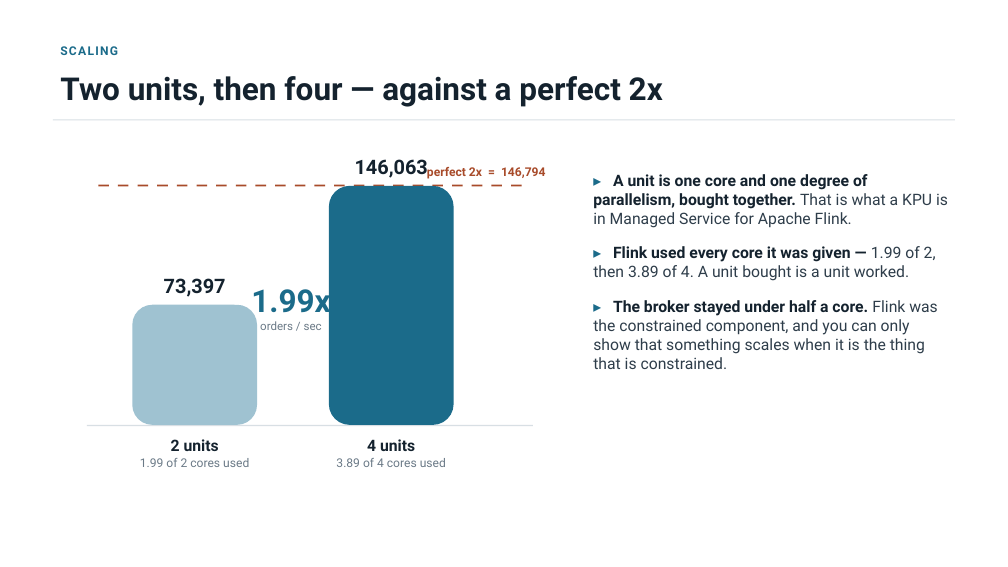
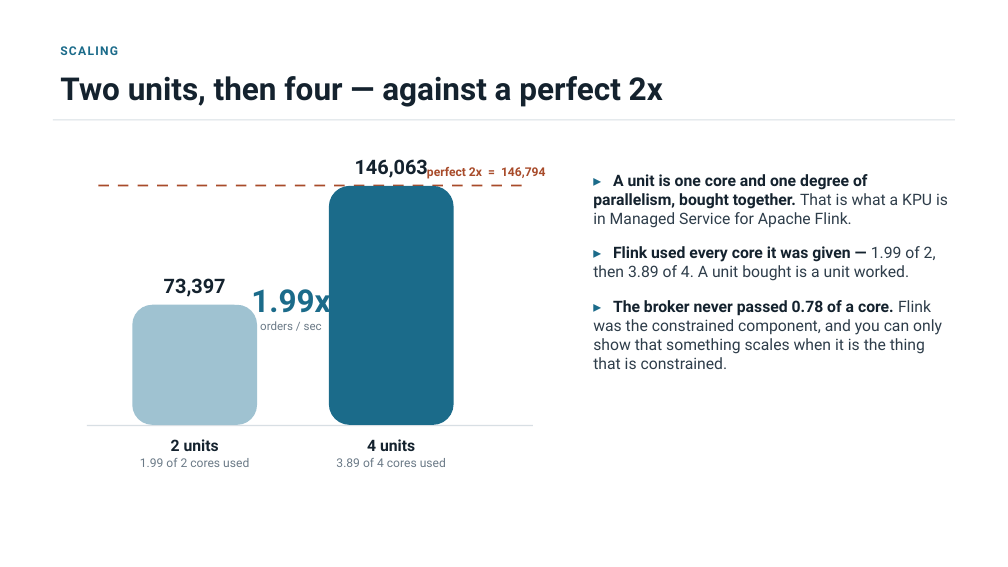
Before and after one commit to jimzucker/flink-training, a slide deck: slide 9 of docs/deck/final-demo.pptx. Drawn at 1008x567 pixels with LibreOffice and Linux fonts; fonts in the diff are those of the drawing. Boxes give left, top, right and bottom in pixels: in the first picture for what was removed or moved away, otherwise in the second. Text is boxed around its words. In the diff, an @@ line names an element or a change of style, - is before the commit and + after.

```diff
--- a/docs/deck/final-demo.pptx
+++ b/docs/deck/final-demo.pptx
@@ text at [593, 300, 942, 369]: text changed @@
-▸ The broker stayed under half a core. Flink was the constrained component, and you can only show that something scales when it is the thing that is constrained.
+▸ The broker never passed 0.78 of a core. Flink was the constrained component, and you can only show that something scales when it is the thing that is constrained.
```
Also in this commit, not shown: 2 other slides changed, 3 other files.
